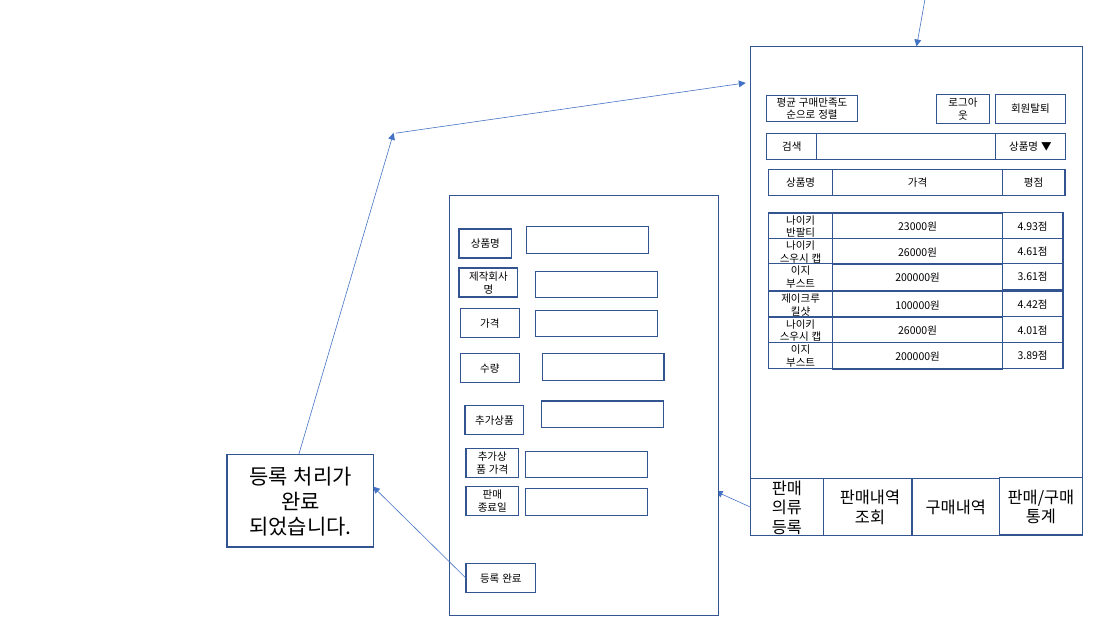
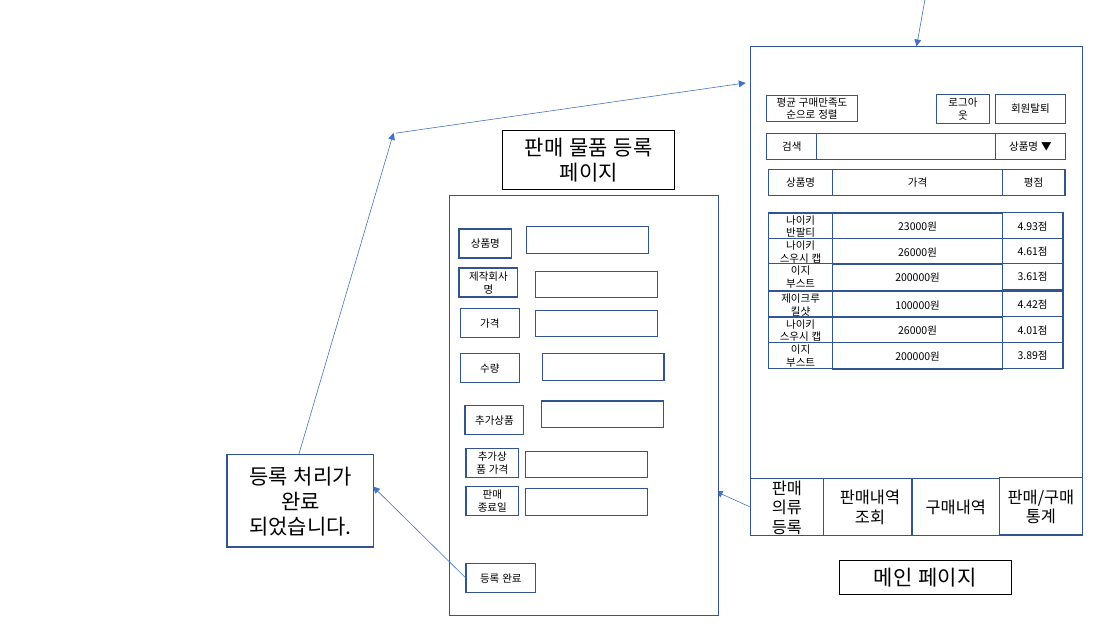
Before and after one commit to bradbrad97/SE, a slide deck: slide 3 of 과제1/merge/UI_Design.pptx. Drawn at 1120x630 pixels with LibreOffice and Linux fonts; fonts in the diff are those of the drawing. Boxes give left, top, right and bottom in pixels: in the first picture for what was removed or moved away, otherwise in the second. Text is boxed around its words. In the diff, an @@ line names an element or a change of style, - is before the commit and + after.

```diff
--- a/과제1/merge/UI_Design.pptx
+++ b/과제1/merge/UI_Design.pptx
@@ rectangle added at (502,131,675,191), outline #000000 0.75 pt, 18 pt, text #000000 @@
+판매 물품 등록 페이지
@@ rectangle added at (839,561,1012,595), outline #000000 0.75 pt, 18 pt, text #000000 @@
+메인 페이지
```
Also in this commit, not shown: 7 other slides changed, 1 slide added.
